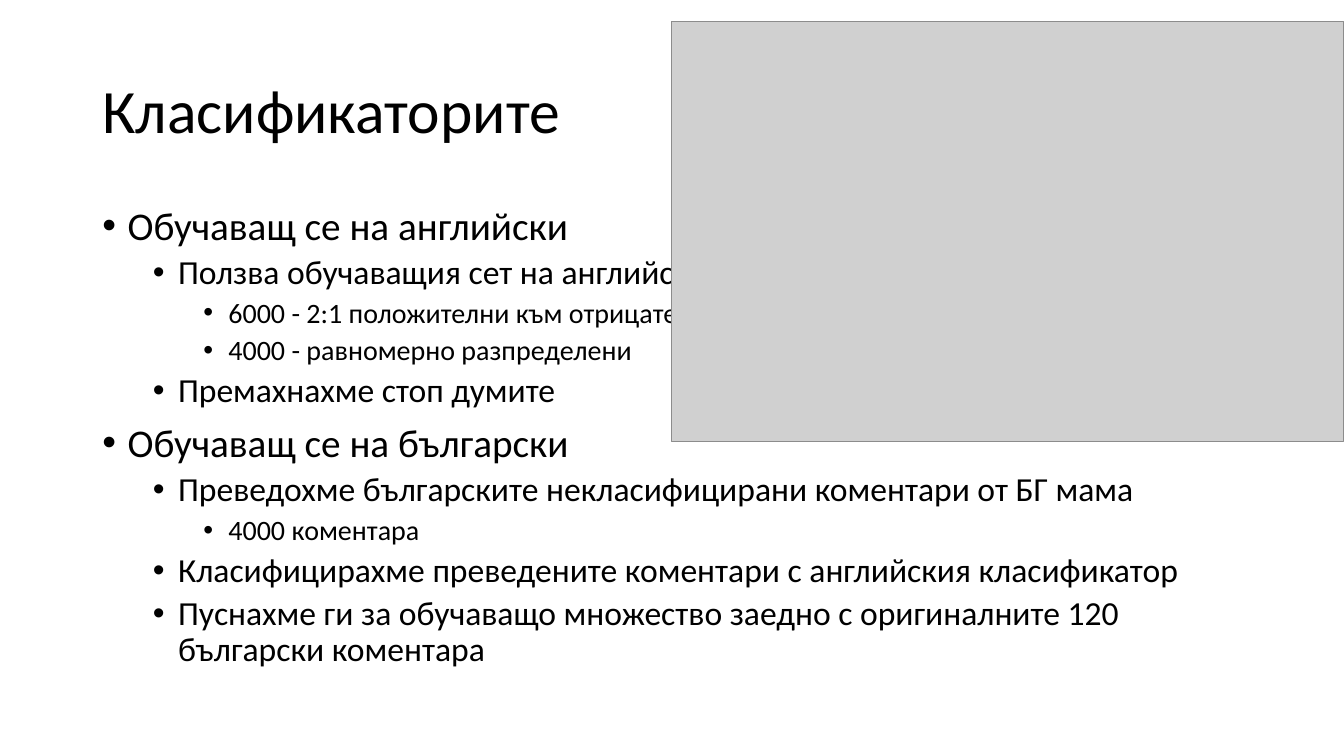
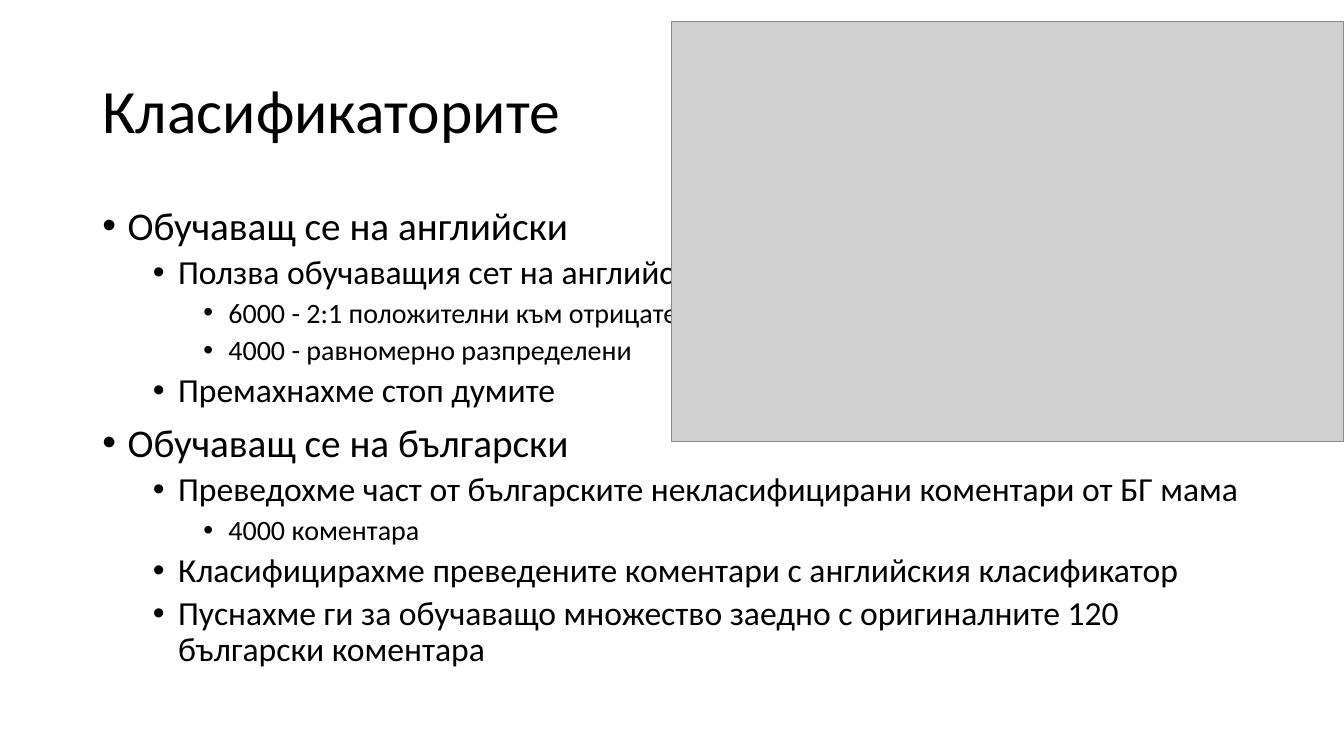
Before and after one commit to skeleta/BGMamaProject, a slide deck: slide 6 of documentation/Презентация_v2 - ОЗТ.pptx. Drawn at 1344x756 pixels with LibreOffice and Linux fonts; fonts in the diff are those of the drawing; grey boxes stand for pictures. Boxes give left, top, right and bottom in pixels: in the first picture for what was removed or moved away, otherwise in the second. Text is boxed around its words. In the diff, an @@ line names an element or a change of style, - is before the commit and + after.

Commit message:
update presentation

```diff
--- a/documentation/Презентация_v2 - ОЗТ.pptx
+++ b/documentation/Презентация_v2 - ОЗТ.pptx
@@ text at box(178, 478, 1238, 507): text changed @@
-  • Преведохме българските некласифицирани коментари от БГ мама
+  • Преведохме част от българските некласифицирани коментари от БГ мама
```
Also in this commit, not shown: 2 other slides changed, 1 slide added.
